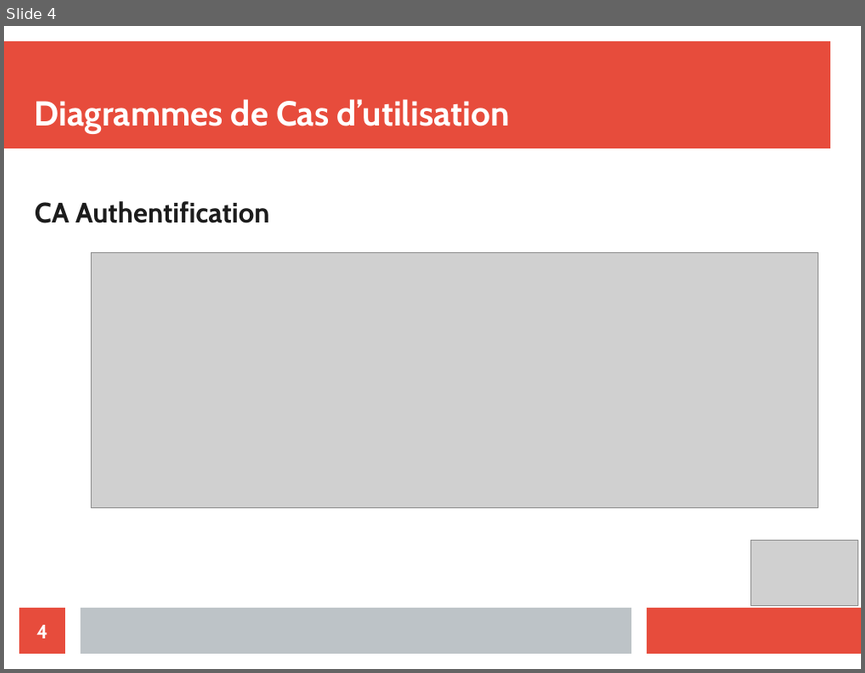
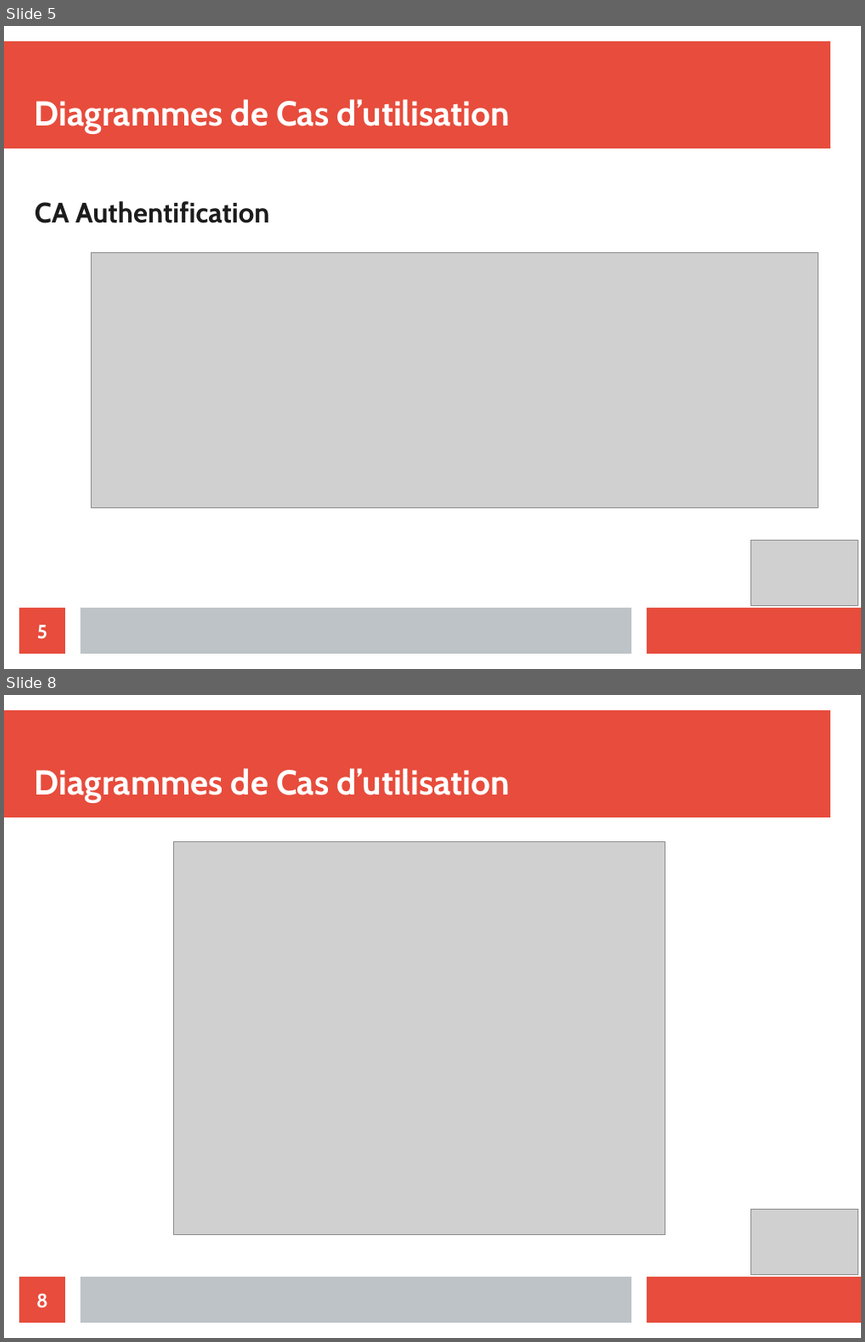
Before and after one commit to Merray/Factory, a slide deck: presentation/presentation FACTORY.odp. Shown one above the other, each under a label of ours: slide 4 before the commit, slides 5 and 8 after it; the slides between them are not shown. The pictures are 865x673 and 865x1342 pixels, drawn with LibreOffice and Linux fonts; fonts in the diff are those of the drawing; grey boxes stand for pictures. Boxes give left, top, right and bottom in pixels: in the first picture for what was removed or moved away, otherwise in the second. Text is boxed around its words. In the diff, an @@ line names an element or a change of style, - is before the commit and + after.

```diff
--- a/presentation/presentation FACTORY.odp
+++ b/presentation/presentation FACTORY.odp
@@ slide 8 added at (4, 695, 861, 1338), background #FFFFFF; not listed: 3 template elements that a slide beside it also shows @@
@@ title added at (35, 768, 509, 803), 32 pt, text #FFFFFF, bold @@
+Diagrammes de Cas d’utilisation
@@ picture added at (173, 842, 664, 1235) @@
@@ picture added at (751, 1209, 858, 1274) @@
@@ page number added at (19, 1276, 65, 1322), fill #E74C3C, 18 pt, text #FFFFFF, bold @@
+8
@@ what was slide 4 is now slide 5 @@
@@ page number at (37, 624, 47, 639): text changed @@
-4
+5
```
Also in this commit, not shown: 4 slides changed, 6 other slides added, 2 slides removed.
